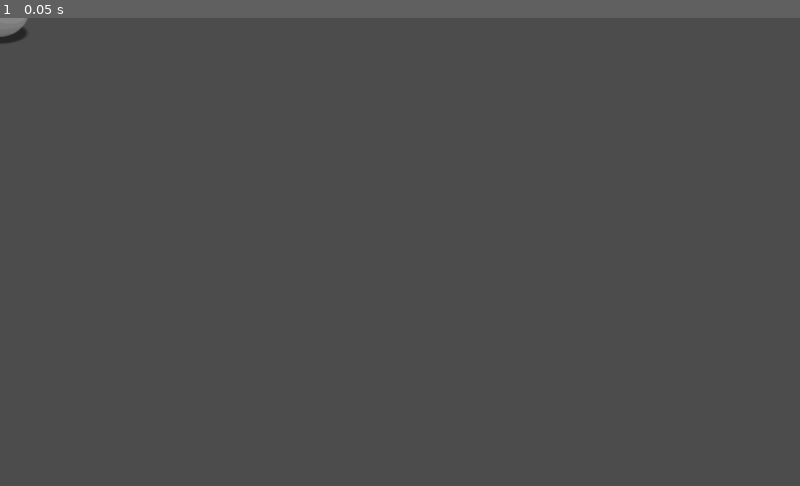
Above: before the commit, frame 1.
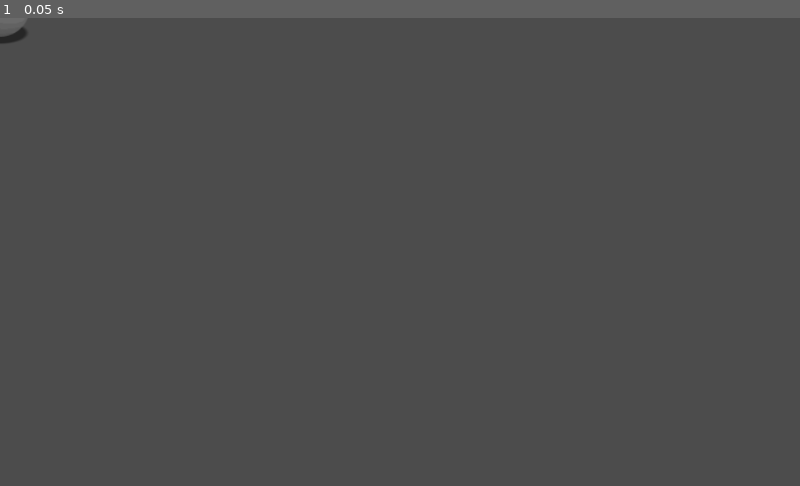
Above: after the commit, the same moment.

Repository: Hypasist/Fantalone
Game: Godot game, scene res://actors/CommonBall.tscn
Two runs of this game, one before a commit and one after it. Both use one fixed random seed, a clock stepped at 60 frames per second and the inputs below. This scene is started directly instead of the project's main scene. The engine's default icon, where the game draws it, is replaced by a stand-in: a white triangle on a blue panel in a dark square.
Inputs:
- Up to frame 1 (0.05 s): no input

The runs differ from the first frame. In frame 1, less than 0.1% of the frame differs, in the area x 0-4%, y 0-3%.

Commit message:
Fixing autoturn.
Fixing 'turn left' indicator.
Fixing Arrow being non responsive after longtimer timeout.

Diff:
--- a/actors/ActorBase.gd
+++ b/actors/ActorBase.gd
@@ -27,7 +27,7 @@
 	position = grid.HEXToPosition(hex.coords)
 
 func _ready():
-	set_modulate(color)
+	set_modulate(color.darkened(0.2))
 	updateShadow()
 
 # --- SHADOW HANDLE (export to shadow???) --- #
@@ -71,9 +71,9 @@
 func select():
 	if !selected:
 		selected = true
-		set_modulate(color * 1.5)
+		set_modulate(color.lightened(0.2))
 
 func deselect():
 	if selected:
 		selected = false
-		set_modulate(color)
+		set_modulate(color.darkened(0.2))
--- a/game/ActionHandler.gd
+++ b/game/ActionHandler.gd
@@ -1,7 +1,6 @@
 extends Node
 
 const PopupBase = preload("res://ui/PopupBase.tscn")
-onready var eventlog = $"../UI/EventLog"
 onready var hoverlist = $"../Worldview/Worldmap".hoverlist
 
 var moveInfo = {}
@@ -25,16 +24,15 @@
 	Singletons.UI.clear_direction()
 	if moveInfo.empty() == false:
 		Singletons.Logic.makeMove(moveInfo)
-		Singletons.Logic.endTurn()
+		Singletons.Logic.finishMove()
 		Singletons.Logic.deselectAllUnits()
 		moveInfo.clear()
 
 func _on_UserActionHandler_action_longtap_active(position):
-	eventlog.addLog(str("longtap",position))
-
+	Terminal.addLog(str("longtap",position))
 
 func _on_UserActionHandler_action_longtap_stopped():
-	eventlog.addLog(str("longtap stop"))
+	Terminal.addLog(str("longtap stop"))
 
 
 func _on_UserActionHandler_action_shorttap(position):
--- a/game/Game.gd
+++ b/game/Game.gd
@@ -28,7 +28,7 @@
 	showMainMenu()
 
 func _process(delta):
-	$Debug.set_text(Singletons.InputServant.get_longtap_time_left())
+	$Debug.set_text(str(Singletons.InputServant.get_longtap_time_left(), "  ", $InputServant/UserActionHandler.saved_action_info["current"]))
 	pass
 
 # MENU HANDLING
--- a/game/Game.tscn
+++ b/game/Game.tscn
@@ -161,8 +161,8 @@
 script = ExtResource( 1 )
 
 [node name="Debug" type="Label" parent="."]
-anchor_top = 1.0
-anchor_bottom = 1.0
+anchor_top = 0.5
+anchor_bottom = 0.5
 custom_fonts/font = ExtResource( 2 )
 text = "---"
 
@@ -206,6 +206,7 @@
 tile_data = PoolIntArray( 196613, 1, 0, 262150, 1, 0, 262152, 0, 0, 327686, 0, 0, 327687, 0, 0 )
 
 [node name="Match" type="Control" parent="."]
+editor/display_folded = true
 anchor_right = 1.0
 anchor_bottom = 1.0
 mouse_filter = 2
--- a/game/GameOptions.gd
+++ b/game/GameOptions.gd
@@ -3,5 +3,8 @@
 
 var game_options = {
 	"tile_size" : Vector2(128, 70),
-	"" : true
+	"autofinish_turn" : true
 	}
+
+func is_autofinish_turn():
+	return game_options["autofinish_turn"]
--- a/game/Logic.gd
+++ b/game/Logic.gd
@@ -9,8 +9,8 @@
 func makeMove(moveInfo):
 	$MovementLogic.makeMove(moveInfo)
 
-func endTurn():
-	$MatchLogic.endTurn()
+func finishMove():
+	$MatchLogic.finishMove()
 
 func any_unit_selected():
 	return $MovementLogic.any_selected()
--- a/game/MatchLogic.gd
+++ b/game/MatchLogic.gd
@@ -15,21 +15,29 @@
 
 	startNewTurn(0)
 
+func updateUI():
+	var _string = ""
+	_string += str("R: ", get_tree().get_nodes_in_group(Singletons.MatchOptions.match_options["players"][0]["unit_group_name"]).size(), "\n")
+	_string += str("G: ", get_tree().get_nodes_in_group(Singletons.MatchOptions.match_options["players"][1]["unit_group_name"]).size(), "\n")
+	Singletons.UI.set_scoreboard(_string)
+	Singletons.UI.set_turns_left(moves_left)
+
 func startNewTurn(new_owner):
 	turn_owner_index = new_owner
 	moves_left = MOVES_PER_TURN
 	Singletons.UI.set_turns_left(moves_left)
 	Singletons.UI.set_turn_owner(players[turn_owner_index]["name"])
+	updateUI()
 
-func endTurn():
-	var _string = ""
-	_string += str("R: ", get_tree().get_nodes_in_group(Singletons.MatchOptions.match_options["players"][0]["unit_group_name"]).size(), "\n")
-	_string += str("G: ", get_tree().get_nodes_in_group(Singletons.MatchOptions.match_options["players"][1]["unit_group_name"]).size(), "\n")
-	Singletons.UI.set_scoreboard(_string)
+func finishTurn():
+	startNewTurn((turn_owner_index + 1) % turn_order.size())
+
+func finishMove():
 	moves_left -= 1
-	if moves_left <= 0:
+	updateUI()
+	if moves_left <= 0 && Singletons.GameOptions.is_autofinish_turn():
 		startNewTurn((turn_owner_index + 1) % turn_order.size())
 
 # Signal handling
 func _on_EndTurnButton_pressed():
-	endTurn()
+	finishTurn()
--- a/game/MovementLogic.gd
+++ b/game/MovementLogic.gd
@@ -119,11 +119,9 @@
 	while true:
 		var destinationHEX = frontHEX.getNeighbour(moveInfo["moveDirection"])
 		if destinationHEX.isLethal():
-			print("kiling from ", frontHEX.coords.toStr(), " to ", destinationHEX.coords.toStr())
 			selected_units.erase(frontHEX.actor)
 			frontHEX.actor.free()
 		else:
-			print("moving from ", frontHEX.coords.toStr(), " to ", destinationHEX.coords.toStr())
 			frontHEX.actor.move(destinationHEX)
 
 		if moveInfo["affectedHEX"].has(frontHEX.getNeighbour(moveInfo["lineDirection"])):
--- a/game/UserActionManager.gd
+++ b/game/UserActionManager.gd
@@ -69,6 +69,7 @@
 	if(saved_action_info["current"] == actionState.longtap_waiting):
 		saved_action_info["current"] = actionState.drag_confirmed
 		saved_action_info["relative"] = relative
+		stop_longtap_timer()
 	elif(saved_action_info["current"] == actionState.drag_confirmed):
 		saved_action_info["relative"] += relative
 	else:
--- a/project.godot
+++ b/project.godot
@@ -24,7 +24,7 @@
 "language": "GDScript",
 "path": "res://utils/CustomTween2.gd"
 }, {
-"base": "Reference",
+"base": "Node",
 "class": "GameOptions",
 "language": "GDScript",
 "path": "res://game/GameOptions.gd"
Not shown: 3 places in actors/ActorBase.tscn that only renumber resources
Not shown: 2 places in actors/CommonBall.tscn that only renumber resources
